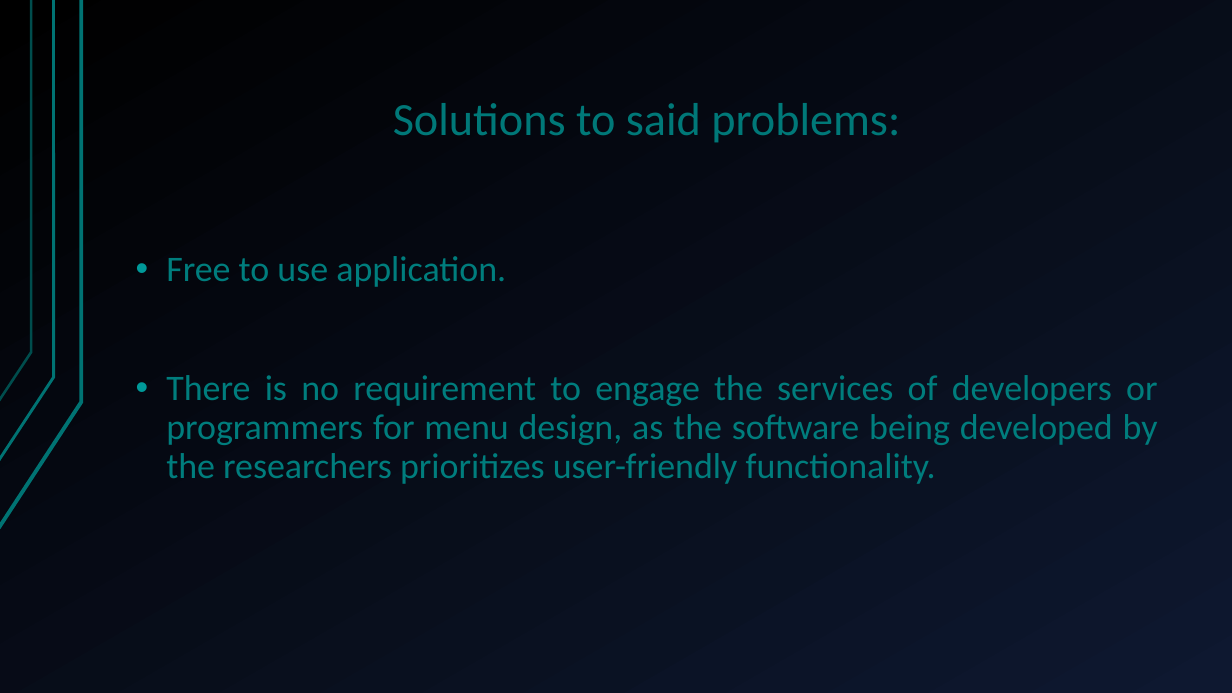
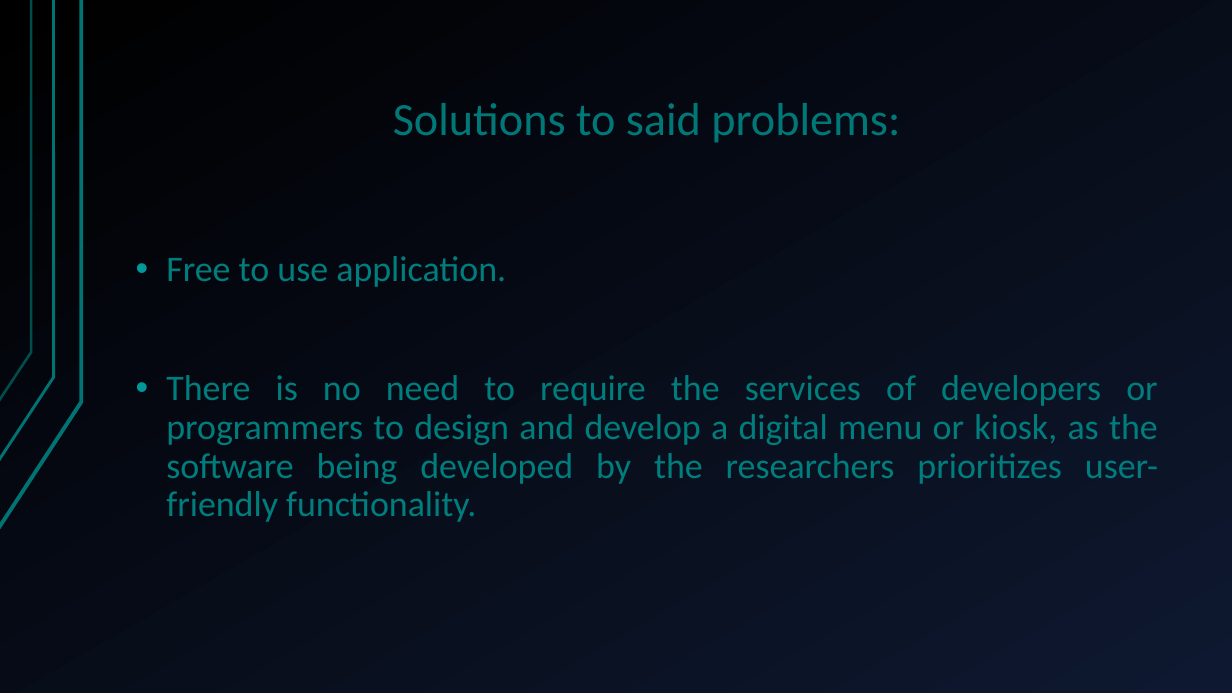
Before and after one commit to alexxGmZ/MenuMaApp, a slide deck: slide 4 of DOCS/FreEzMenu2.pptx. Drawn at 1232x693 pixels with LibreOffice and Linux fonts; fonts in the diff are those of the drawing. Boxes give left, top, right and bottom in pixels: in the first picture for what was removed or moved away, otherwise in the second. Text is boxed around its words. In the diff, an @@ line names an element or a change of style, - is before the commit and + after.

```diff
--- a/DOCS/FreEzMenu2.pptx
+++ b/DOCS/FreEzMenu2.pptx
@@ text at box(166, 375, 1158, 522): text changed @@
-• There is no requirement to engage the services of developers or programmers for menu design, as the software being developed by the researchers prioritizes user-friendly functionality.
+• There is no need to require the services of developers or programmers to design and develop a digital menu or kiosk, as the software being developed by the researchers prioritizes user-friendly functionality.
```
Also in this commit, not shown: 3 other slides changed.
